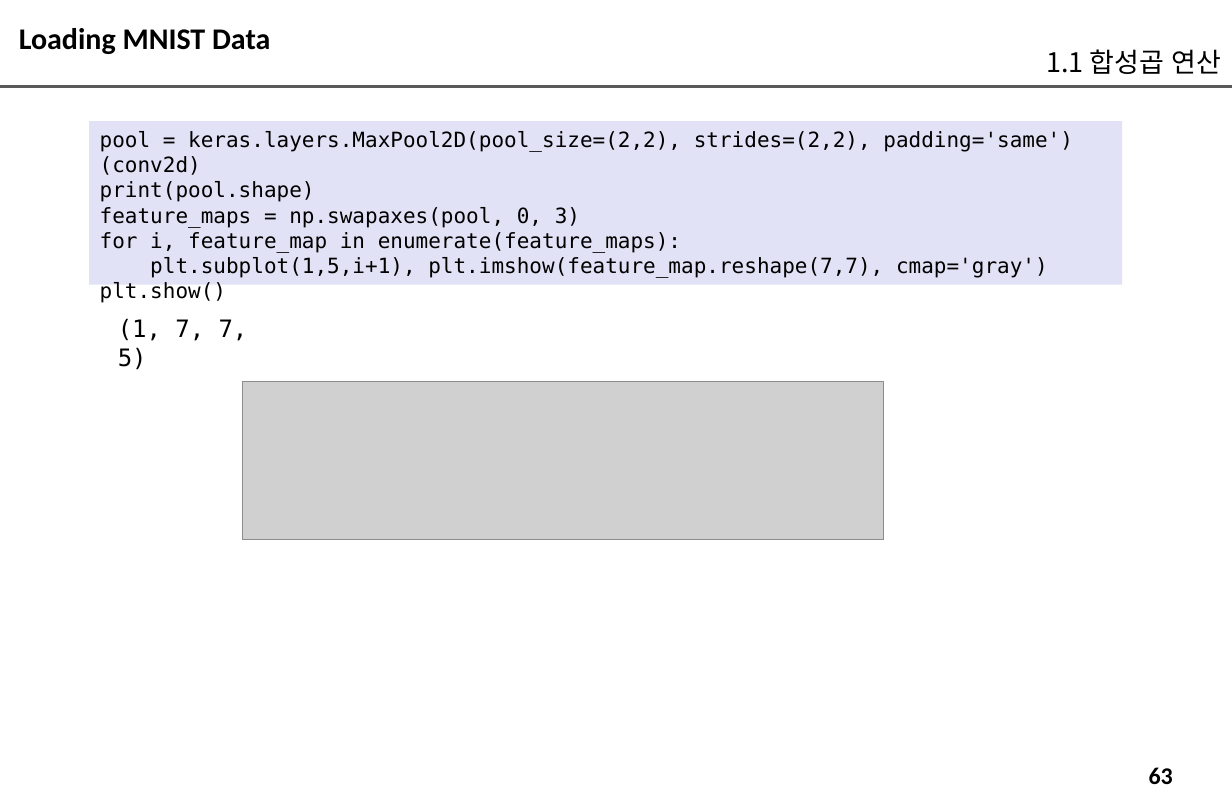
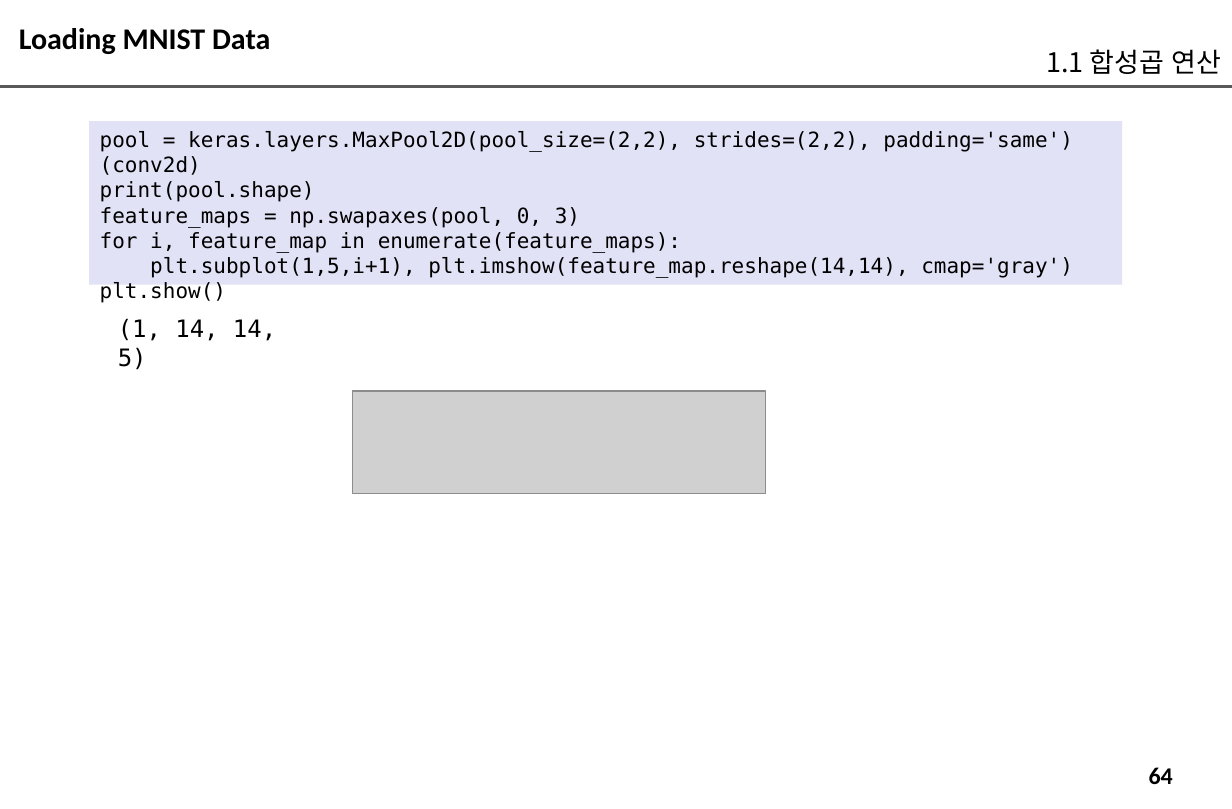
Before and after one commit to imguru-mooc/AI_CNN, a slide deck: slide 64 of 교재_판서_1.pptx (slide 63 before the commit). Drawn at 1232x809 pixels with LibreOffice and Linux fonts; fonts in the diff are those of the drawing; grey boxes stand for pictures. Boxes give left, top, right and bottom in pixels: in the first picture for what was removed or moved away, otherwise in the second. Text is boxed around its words. In the diff, an @@ line names an element or a change of style, - is before the commit and + after.

```diff
--- a/교재_판서_1.pptx
+++ b/교재_판서_1.pptx
@@ text in rectangle at <box>150,257,1073,278</box>: text changed @@
-plt.subplot(1,5,i+1), plt.imshow(feature_map.reshape(7,7), cmap='gray')
+plt.subplot(1,5,i+1), plt.imshow(feature_map.reshape(14,14), cmap='gray')
@@ text at <box>118,318,276,370</box>: text changed @@
-(1, 7, 7, 5)
+(1, 14, 14, 5)
@@ picture removed at <box>243,382,885,539</box> @@
@@ picture added at <box>353,392,766,494</box> @@
@@ page number at <box>1149,767,1173,784</box>: text changed @@
-63
+64
```
Also in this commit, not shown: 24 other slides changed, 2 slides added.
